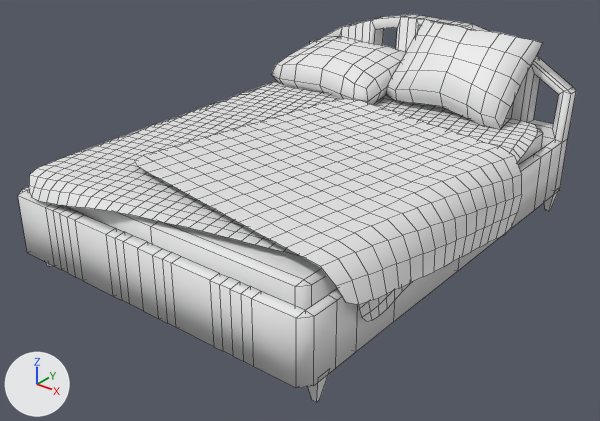
An edit to the FBX model Assets/Models/HG_Models/HG_model_Bed.fbx, drawn before and after from the same camera.
Both versions are drawn from a camera (50 mm lens) standing at (2.54, -3.45, 1.7) and looking at (0.03, -0.31, -0.25). The axes (+X, +Y, +Z) are drawn at lower left. The lights are the same throughout. Mesh edges are drawn as thin lines. Vertices at the same position are counted once.

Names of what the first picture shows: 'Bed'.
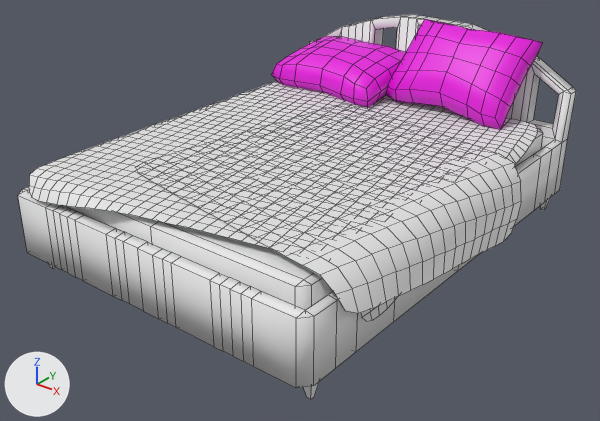
Pixel boxes (x1, y1, x2, y2) of what changed, in the pictures (600 x 421 px; the box of a moved part takes in the faces that stretch with it):
'Bed', reshaped: before (18, 14, 576, 402); after (18, 14, 576, 399)
part 1 of me_cube_003, moved or reshaped: before (134, 99, 522, 305); after (135, 105, 521, 313)
part 2 of me_cube_003, moved or reshaped: before (308, 369, 330, 402); after (304, 382, 319, 399)
part 3 of me_cube_003, moved or reshaped: before (544, 187, 560, 211); after (540, 198, 550, 210)
part 4 of me_cube_003, recoloured (white to pink): (271, 19, 543, 130) in both

The edits, one by one:
Material 'Default' (mat_default) is new.
Its base color is (0.8, 0.8, 0.8) (white #e7e7e7).
Material 'pillow' (mat_pillow) is new.
Its base color is (0.8, 0.0, 0.725) (pink #e700dd).
me_cube_003 is used by ob_bed; location (0.0, 0.0, 0.0).
me_cube_003 had 2262 vertices, 2158 faces and spanned x -1.01..1.03, y -1.42..1.12, z -0.49..0.55.
me_cube_003 now has 2258 vertices, 2158 faces and spans x -1.01..1.03, y -1.42..1.12, z -0.49..0.55.
me_cube_003 part 1: the loose piece of 289 vertices spanning x -0.49..1.03, y -1.27..0.47, z -0.25..0.14 is moved by (0.0, 0.0, -0.04), in mat_default (white #e7e7e7).
me_cube_003 part 2: the loose piece of 8 vertices spanning x 0.85..0.93, y -1.32..-1.24, z -0.49..-0.33 is moved by (-0.03, 0.0, 0.0), in mat_default (white #e7e7e7).
me_cube_003 part 3: the loose piece of 8 vertices spanning x 0.85..0.93, y 0.96..1.04, z -0.49..-0.33 is moved by (-0.03, 0.0, 0.0), in mat_default (white #e7e7e7).
me_cube_003 part 4: 176 faces spanning x -0.87..0.72, y 0.46..1.06, z 0.05..0.55 switch from no material to mat_pillow (pink #e700dd).
me_cube_003 now uses material mat_default (white #e7e7e7).
